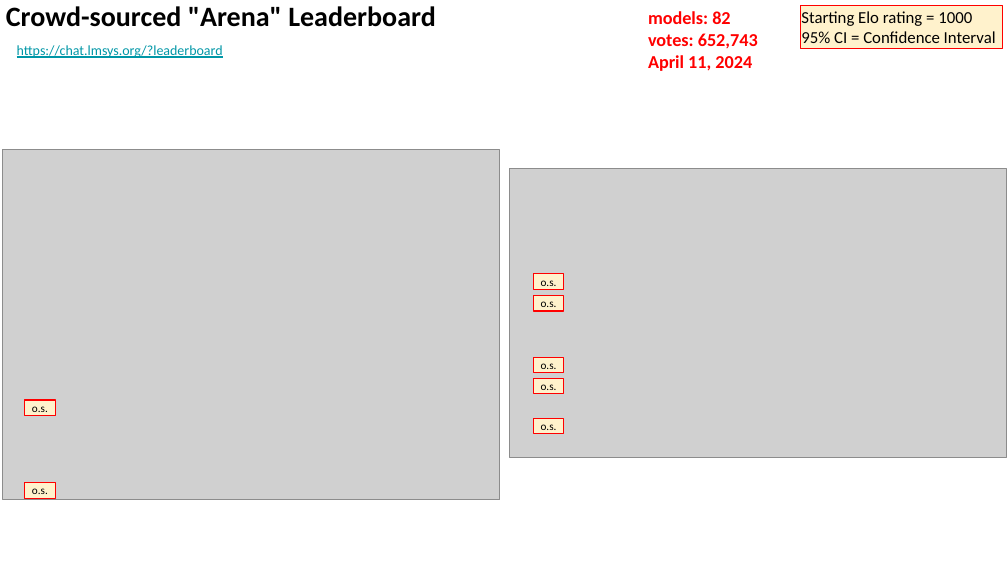
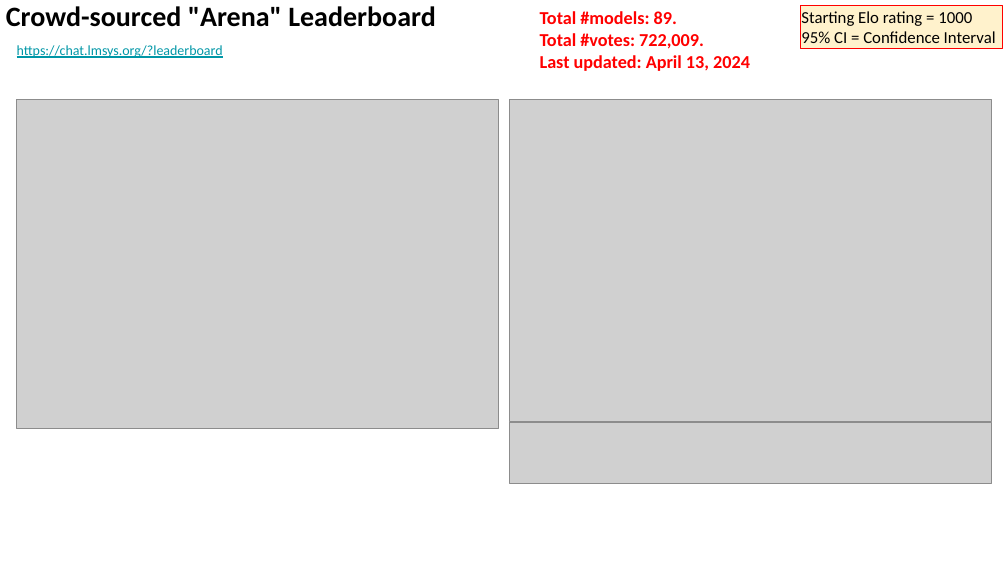
Before and after one commit to lselector/seminar, a slide deck: slide 15 of 2024/2024-04-19-AI-Updates.pptx. Drawn at 1008x567 pixels with LibreOffice and Linux fonts; fonts in the diff are those of the drawing; grey boxes stand for pictures. Boxes give left, top, right and bottom in pixels: in the first picture for what was removed or moved away, otherwise in the second. Text is boxed around its words. In the diff, an @@ line names an element or a change of style, - is before the commit and + after.

```diff
--- a/2024/2024-04-19-AI-Updates.pptx
+++ b/2024/2024-04-19-AI-Updates.pptx
@@ text at (540,11,750,71): text changed @@
-models: 82
-votes: 652,743
-April 11, 2024
+Total #models: 89.
+Total #votes: 722,009.
+Last updated: April 13, 2024
@@ picture: place and size @@
-picture at (3,149,500,500)
+picture at (17,99,499,428)
@@ picture: place and size @@
-picture at (509,168,1006,458)
+picture at (510,99,992,421)
@@ rectangle removed at (533,274,563,289) @@
-o.s.
@@ rectangle removed at (533,295,563,310) @@
-o.s.
@@ rectangle removed at (533,357,563,372) @@
-o.s.
@@ rectangle removed at (533,378,563,393) @@
-o.s.
@@ rectangle removed at (25,400,55,415) @@
-o.s.
@@ rectangle removed at (533,418,563,433) @@
-o.s.
@@ picture added at (510,422,992,483) @@
@@ rectangle removed at (25,483,55,498) @@
-o.s.
```
Also in this commit, not shown: 14 other slides changed.
